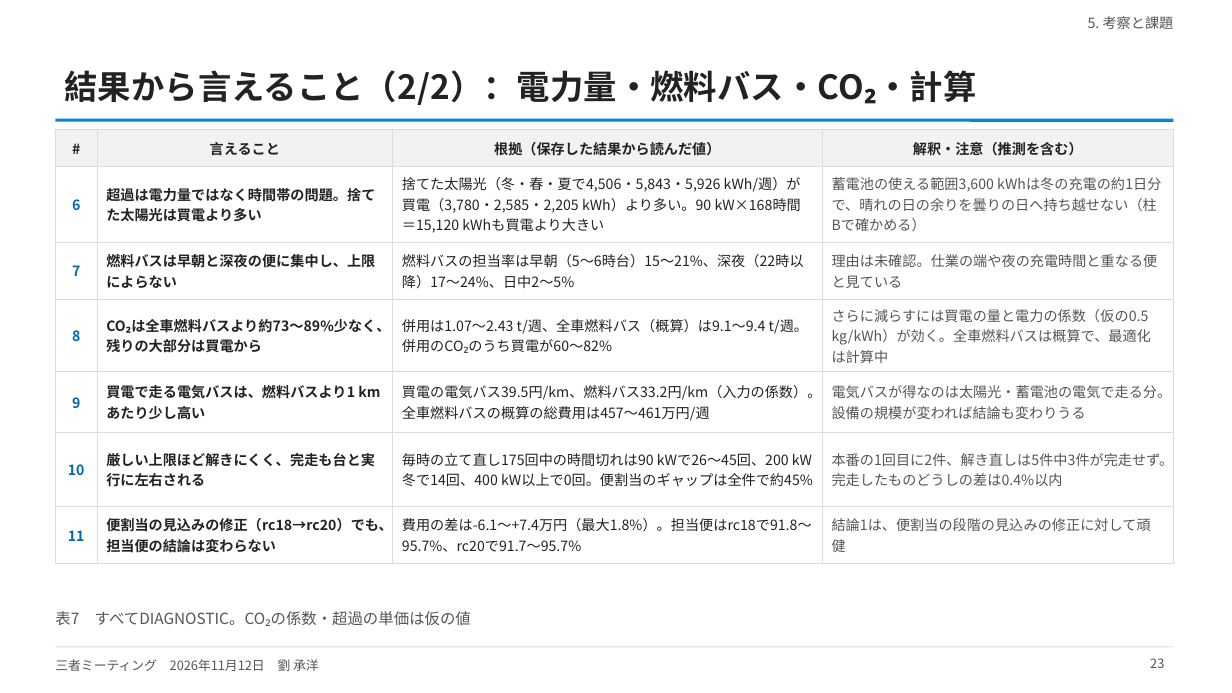
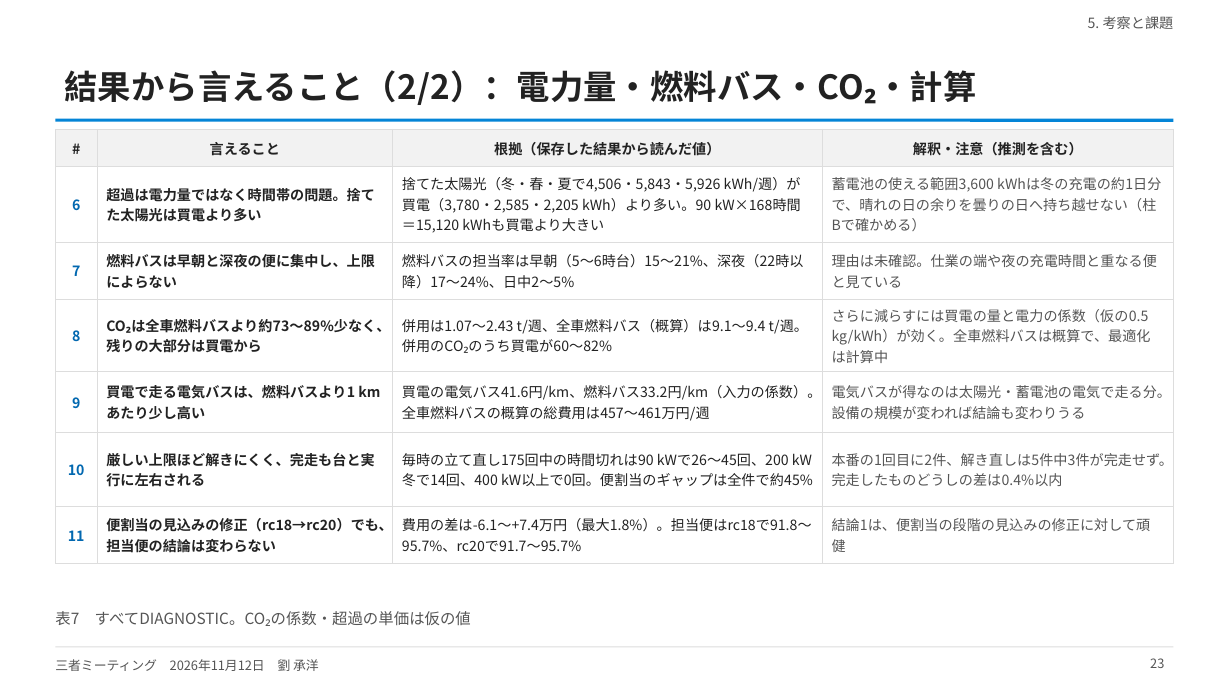
Before and after one commit to CYLIU2003/master-course, a slide deck: slide 23 of outcome/2026-11-12_three_party/three_party_20261112.pptx. Drawn at 1232x693 pixels with LibreOffice and Linux fonts; fonts in the diff are those of the drawing. Boxes give left, top, right and bottom in pixels: in the first picture for what was removed or moved away, otherwise in the second. Text is boxed around its words. In the diff, an @@ line names an element or a change of style, - is before the commit and + after.

```diff
--- a/outcome/2026-11-12_three_party/three_party_20261112.pptx
+++ b/outcome/2026-11-12_three_party/three_party_20261112.pptx
@@ table at (55,129,1174,557) @@
-row 5, column 3: 買電の電気バス39.5円/km、燃料バス33.2円/km（入力の係数）。全車燃料バスの概算の総費用は457〜461万円/週
+row 5, column 3: 買電の電気バス41.6円/km、燃料バス33.2円/km（入力の係数）。全車燃料バスの概算の総費用は457〜461万円/週
```
Also in this commit, not shown: 1 other slide changed, 3 other files.
